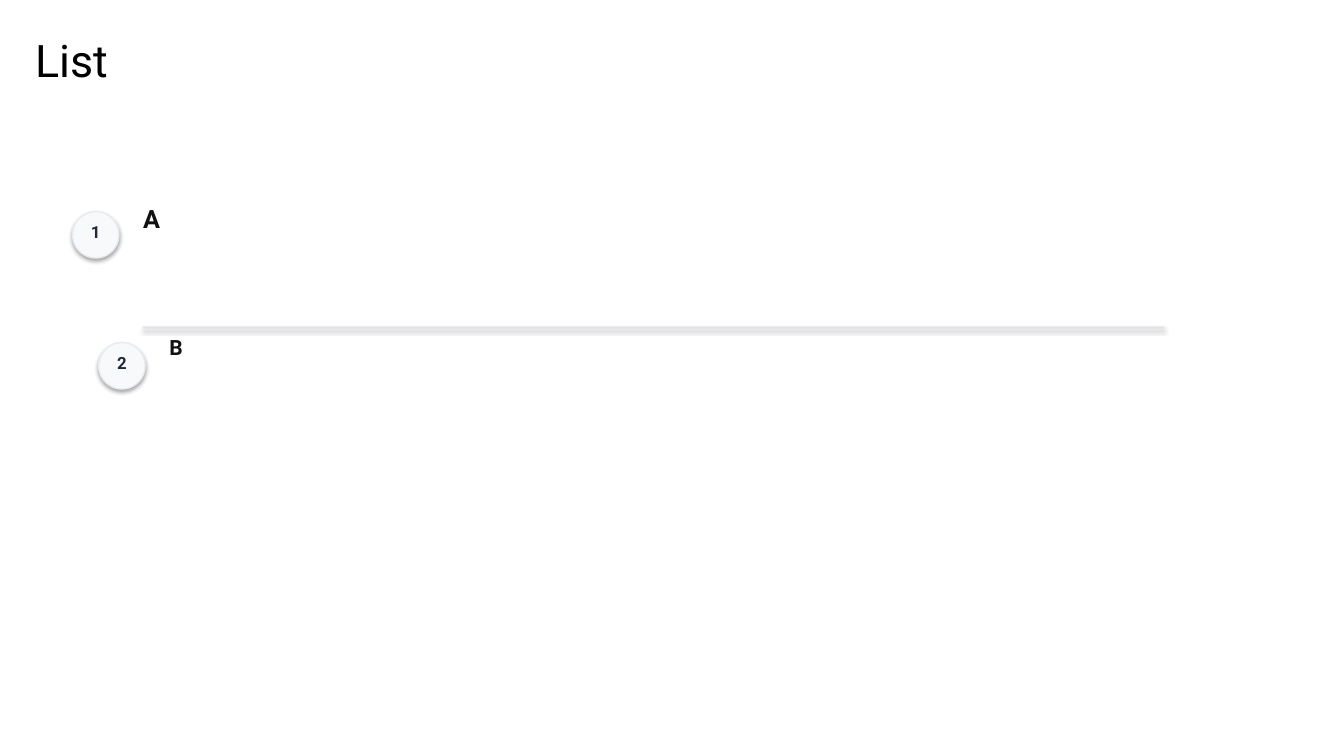
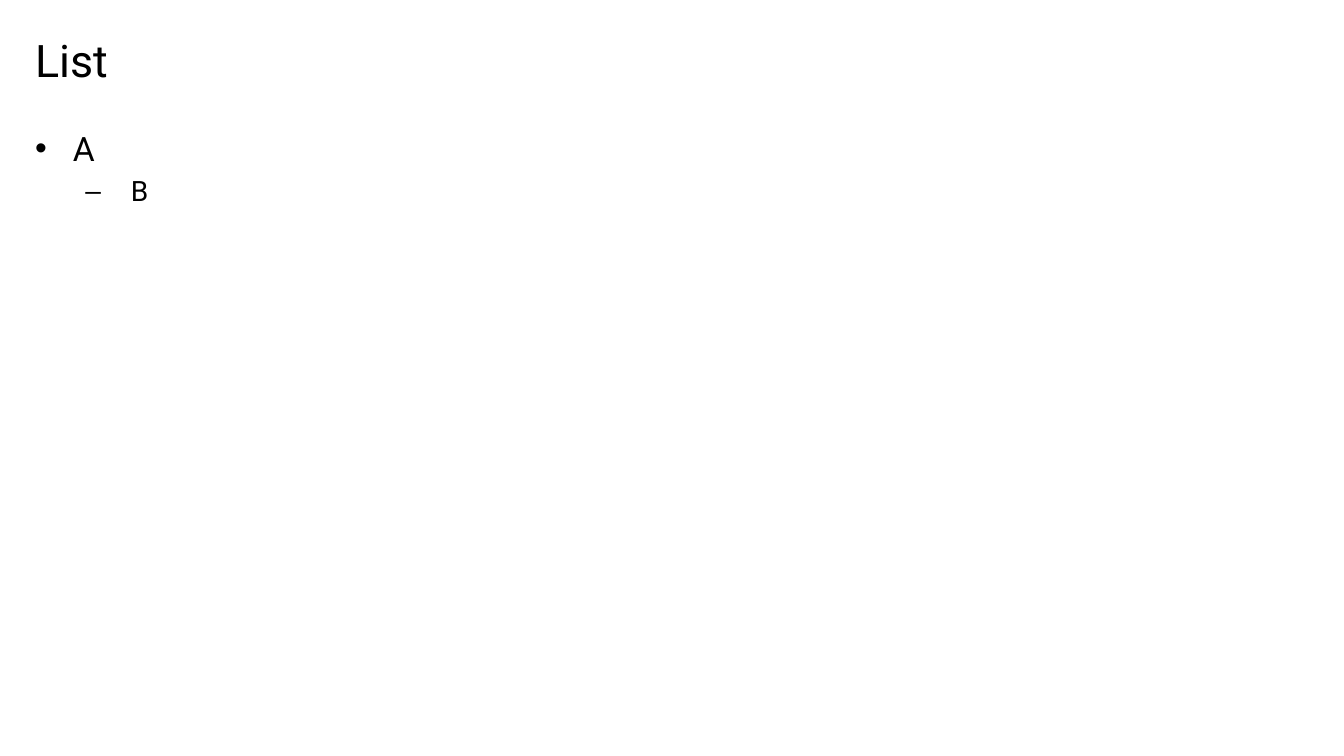
Before and after one commit to ymuichiro/pptx-parser-for-ai, a slide deck: slide 4 of examples/review/sample-deck.generated.pptx. Drawn at 1344x756 pixels with LibreOffice and Linux fonts; fonts in the diff are those of the drawing. Boxes give left, top, right and bottom in pixels: in the first picture for what was removed or moved away, otherwise in the second. Text is boxed around its words. In the diff, an @@ line names an element or a change of style, - is before the commit and + after.

```diff
--- a/examples/review/sample-deck.generated.pptx
+++ b/examples/review/sample-deck.generated.pptx
@@ text added at box(73, 137, 148, 201), 24 pt, text #000000 @@
+• A
+  – B
@@ ellipse removed at box(73, 212, 119, 258) @@
@@ text removed at box(91, 226, 101, 238) @@
-1
@@ text removed at box(143, 210, 160, 228) @@
-A
@@ rectangle removed at box(143, 327, 1165, 329) @@
@@ ellipse removed at box(99, 343, 145, 389) @@
@@ text removed at box(117, 357, 127, 369) @@
-2
@@ text removed at box(169, 340, 182, 355) @@
-B
```
Also in this commit, not shown: 8 other slides changed, 3 slides added, 3 slides removed, 56 other files.
